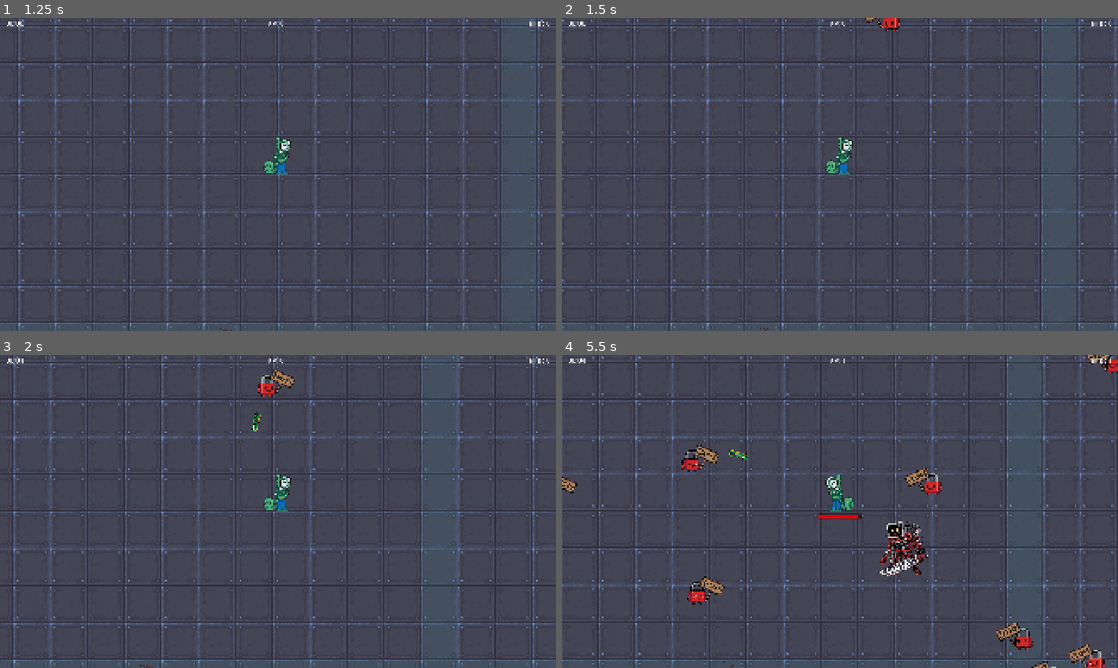
Above: before the commit, frames 1-4 (two rows, left to right).
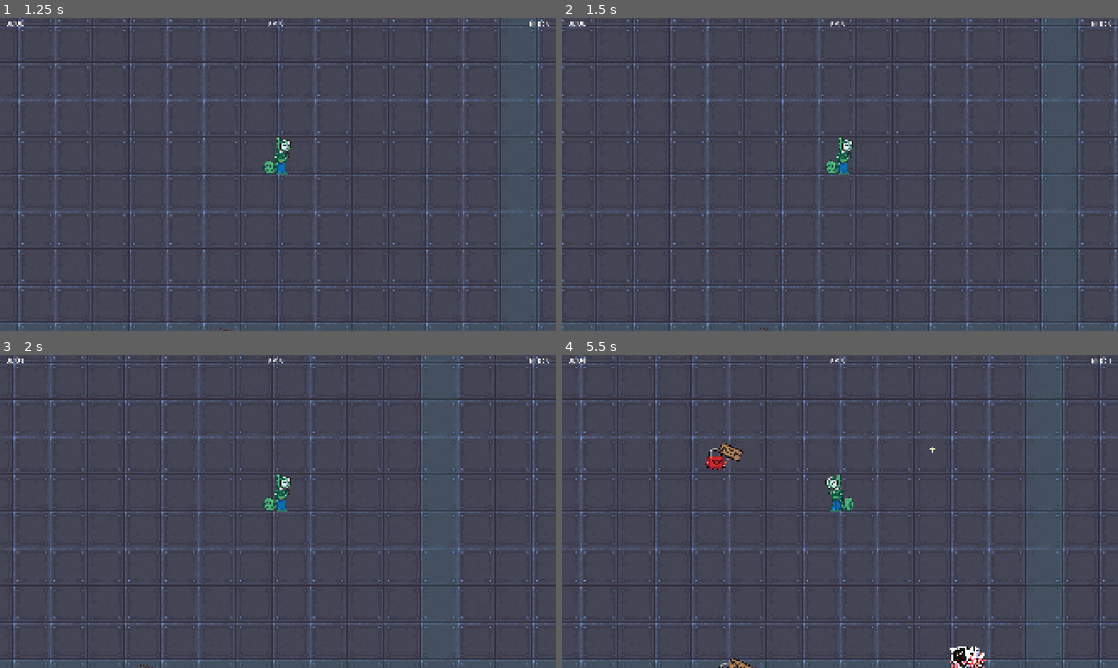
Above: after the commit, the same moments.

Repository: jcronenberg/hackweek-survivor
Game: Godot game, scene res://src/menu/menu.tscn
Two runs of this game, one before a commit and one after it. Both use one fixed random seed, a clock stepped at 60 frames per second and the inputs below.
Inputs (mouse positions are in pixels of both pictures, inside the frame that each line leads up to):
- Up to frame 1 (1.25 s): click "Play Game" at 0.5 s
- Up to frame 2 (1.5 s): tap Enter at 1.25 s; move the mouse to (962, 158) at 1.27 s; hold Right (ui_right) from 1.28 s (still down)
- Up to frame 3 (2 s): keep holding Right (ui_right)
- Up to frame 4 (5.5 s): move the mouse to (728, 527) at 2.02 s; release Right (ui_right) at 2.03 s; hold Down (ui_down) 2.03-2.78 s; move the mouse to (895, 442) at 2.77 s; hold Right (ui_right) 2.78-3.53 s; move the mouse to (812, 574) at 3.52 s; hold Up (ui_up) 3.53-4.28 s; move the mouse to (1006, 558) at 4.27 s; hold Left (ui_left) from 4.28 s (still down); move the mouse to (673, 464) at 5.02 s

Frame 1 is identical in both runs. In frame 2, 0.2% of the frame differs, in the area x 54-61%, y 0-5%; in frame 3, 0.4%; in frame 4, 11%, in the area x 0-100%, y 0-100%.

Commit message:
Fix level up requirement
Plus some balance changes

Diff:
--- a/src/game/game.gd
+++ b/src/game/game.gd
@@ -3,10 +3,10 @@
 const ENEMY_GODOT = preload("uid://dcai8d26135ma")
 const ENEMY_BOSS_SEGFAULT = preload("uid://cnfw626eys7b")
 
-@export var spawn_rate: float = 0.5
+@export var spawn_rate: float = 2.0
 var spawn_delta_time: float = 1.0
-var spawn_amount: int = 1
-var increase_spawn_amount: float = 60.0
+var spawn_amount: int = 2
+var increase_spawn_amount: float = 50.0
 var increase_spawn_amount_time: float = 0.0
 
 @onready var spawn_rect: Rect2 = %SpawnAreaShape.shape.get_rect()
--- a/src/player/player.gd
+++ b/src/player/player.gd
@@ -8,11 +8,11 @@
 	set(value):
 		xp = value
 		Global.get_ui().set_xp_amount(value)
-		if value % level_up_cost + 1 == level_up_cost and \
+		if value >= next_level and \
 			weapon.level < weapon.max_level:
-			level_up_cost = int(1.2 * level_up_cost)
+			next_level += int(1.1 * next_level)
 			Global.get_ui().show_upgrade()
-var level_up_cost: int = 50
+var next_level: int = 20
 const damage_tick_time = 0.3
 
 var collided_enemies: Array[Enemy] = []
